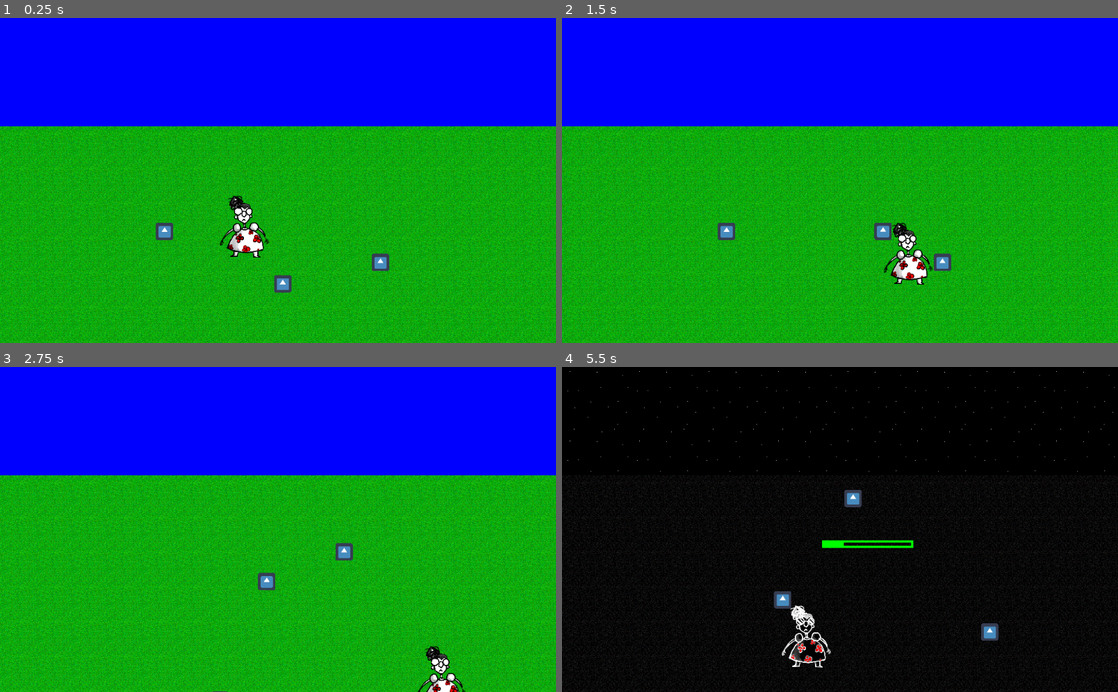
Above: before the commit, frames 1-4 (two rows, left to right).
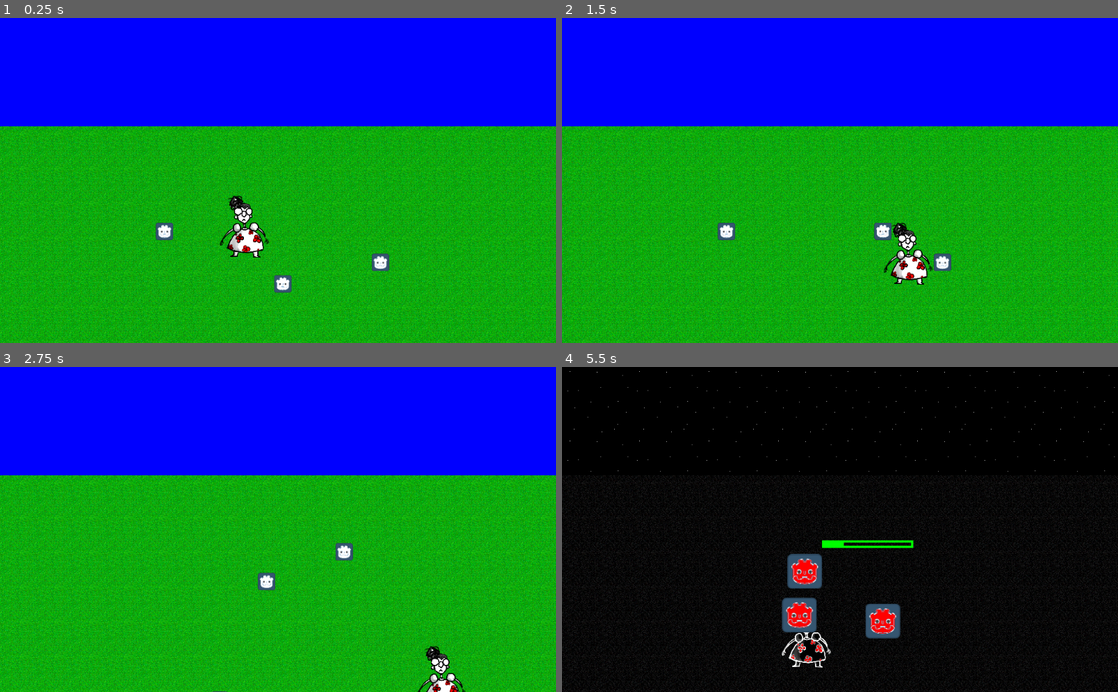
Above: after the commit, the same moments.

Repository: HedgeLizards/GGJ22
Game: Godot game, scene res://scenes/Main.tscn
Two runs of this game, one before a commit and one after it. Both use one fixed random seed, a clock stepped at 60 frames per second and the inputs below. The engine's default icon, where the game draws it, is replaced by a stand-in: a white triangle on a blue panel in a dark square.
Inputs (mouse positions are in pixels of both pictures, inside the frame that each line leads up to):
- Up to frame 1 (0.25 s): no input
- Up to frame 2 (1.5 s): tap Enter at 0.5 s; move the mouse to (962, 164) at 0.52 s; press the mouse at (962, 164) at 0.53 s; hold D (right) 0.53-1.28 s; move the mouse to (728, 196) at 1.27 s; release the mouse at (728, 196) at 1.28 s; hold S (down) from 1.28 s (still down); click (728, 196) at 1.35 s
- Up to frame 3 (2.75 s): move the mouse to (333, 458) at 2.02 s; release S (down) at 2.03 s; press the mouse at (333, 458) at 2.03 s; hold D (right) from 2.03 s (still down)
- Up to frame 4 (5.5 s): move the mouse to (812, 594) at 2.77 s; release D (right) at 2.78 s; release the mouse at (812, 594) at 2.78 s; hold W (up) 2.78-3.53 s; click (812, 594) at 2.85 s; move the mouse to (1006, 578) at 3.52 s; press the mouse at (1006, 578) at 3.53 s; hold A (left) 3.53-5.03 s; move the mouse to (673, 480) at 4.27 s; release the mouse at (673, 480) at 4.28 s; click (673, 480) at 4.35 s; move the mouse to (867, 529) at 5.02 s; press the mouse at (867, 529) at 5.03 s; hold S (down) from 5.03 s (still down)

The runs differ from the first frame. In frame 1, 0.4% of the frame differs, in the area x 28-70%, y 63-85%; in frame 2, 0.4%; in frame 3, 0.3%; in frame 4, 2.4%, in the area x 38-79%, y 37-85%.

Commit message:
evil bunnies

Diff:
--- a/scenes/Rabbit.tscn
+++ b/scenes/Rabbit.tscn
@@ -1,21 +1,26 @@
-[gd_scene load_steps=4 format=2]
+[gd_scene load_steps=5 format=2]
 
-[ext_resource path="res://assets/icon.png" type="Texture" id=1]
+[ext_resource path="res://assets/bunny.png" type="Texture" id=1]
 [ext_resource path="res://scripts/Rabbit.gd" type="Script" id=2]
+[ext_resource path="res://assets/evil_bunny.png" type="Texture" id=3]
 
 [sub_resource type="RectangleShape2D" id=1]
 
-[node name="Rabbit" type="KinematicBody2D"]
+[node name="Rabbit" type="KinematicBody2D" groups=["bunnies"]]
 collision_layer = 5
 script = ExtResource( 2 )
 
 [node name="CollisionShape2D" type="CollisionShape2D" parent="."]
 shape = SubResource( 1 )
 
-[node name="Sprite" type="Sprite" parent="."]
+[node name="Day" type="Sprite" parent="."]
 scale = Vector2( 0.5, 0.5 )
 z_index = -1
 texture = ExtResource( 1 )
+
+[node name="Night" type="Sprite" parent="."]
+visible = false
+texture = ExtResource( 3 )
 
 [node name="RethinkTimer" type="Timer" parent="."]
 wait_time = 0.1
--- a/scripts/Rabbit.gd
+++ b/scripts/Rabbit.gd
@@ -6,6 +6,7 @@
 var status = Status.IDLE
 var direction = Vector2(0, 0)
 var speed = 200
+var evil = false;
 
 # Called when the node enters the scene tree for the first time.
 func _ready():
@@ -20,6 +21,29 @@
 	$RethinkTimer.wait_time = 0.5+randf()
 
 
+
+
 func _physics_process(delta):
-	if status == Status.MOVE:
+	var is_night = get_node("/root/Main/DayNight").is_night()
+	if not evil and is_night:
+		turn_evil()
+	elif evil and not is_night:
+		turn_peaceful()
+
+	if not evil and status == Status.MOVE:
 		move_and_slide(direction * speed)
+
+	if evil:
+		direction = (get_node("/root/Main/Player").position - position).normalized()
+		move_and_slide(direction * speed)
+
+
+func turn_evil():
+	evil = true
+	$Day.visible = false
+	$Night.visible = true
+
+func turn_peaceful():
+	evil = false
+	$Day.visible = true
+	$Night.visible = false
Binary file added: assets/bunny.png
Not shown, added: assets/bunny.png.import
Binary file added: assets/evil_bunny.png
Not shown, added: assets/evil_bunny.png.import
